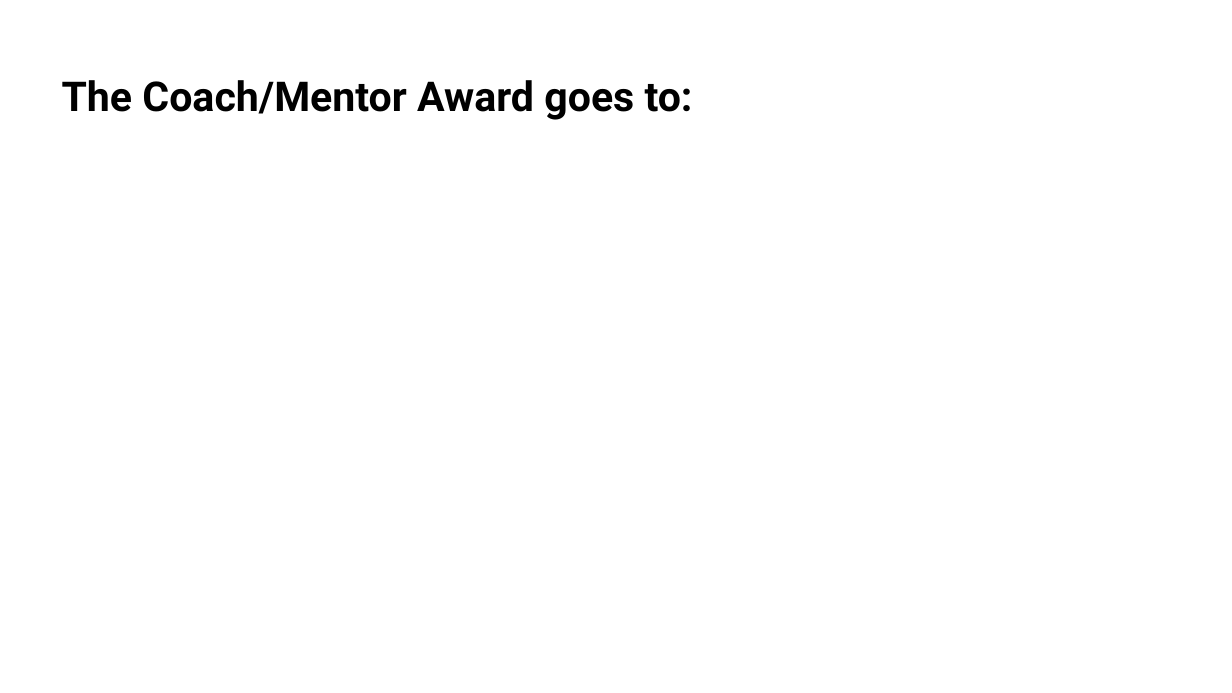
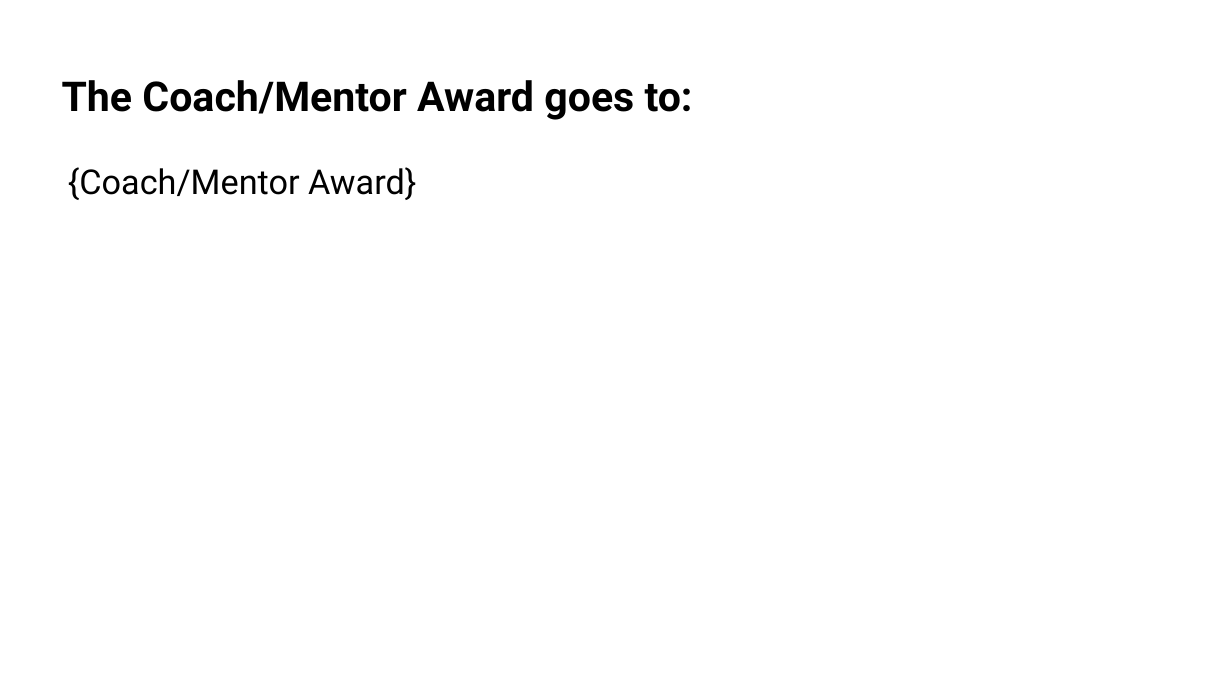
Before and after one commit to bpmerkel/FLLSlides, a slide deck: slide 12 of Api/Templates/Awards Ceremony.pptx. Drawn at 1232x693 pixels with LibreOffice and Linux fonts; fonts in the diff are those of the drawing; background and template pictures are left out. Boxes give left, top, right and bottom in pixels: in the first picture for what was removed or moved away, otherwise in the second. Text is boxed around its words. In the diff, an @@ line names an element or a change of style, - is before the commit and + after.

```diff
--- a/Api/Templates/Awards Ceremony.pptx
+++ b/Api/Templates/Awards Ceremony.pptx
@@ text added at (68,167,416,200), 20 pt, text #000000 @@
+{Coach/Mentor Award}
```
Also in this commit, not shown: 12 other slides changed, 4 other files.
